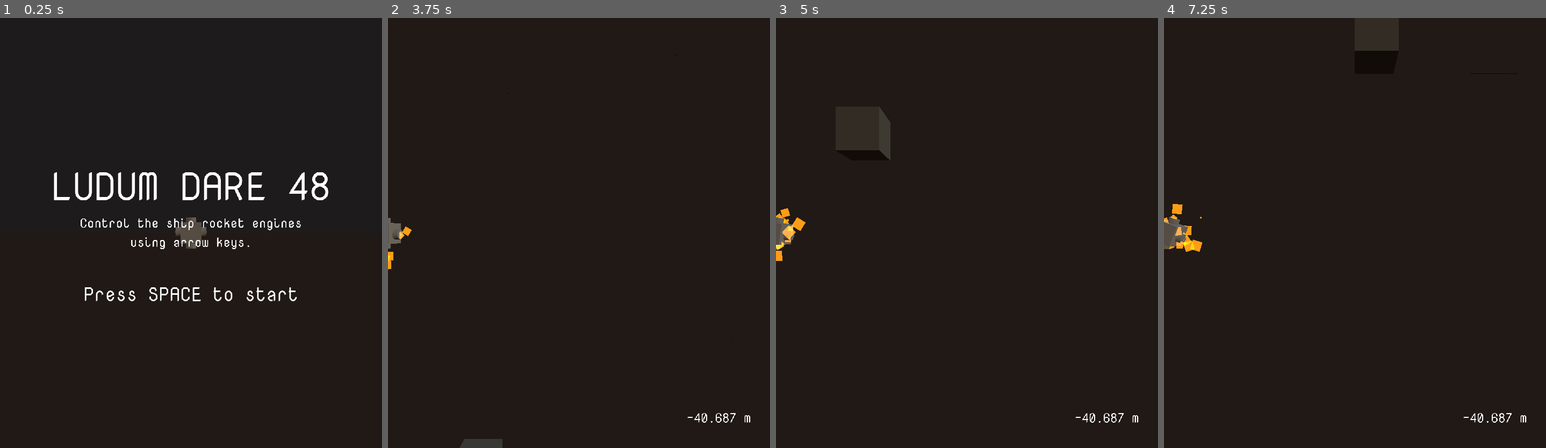
Above: before the commit, frames 1-4 (left to right).
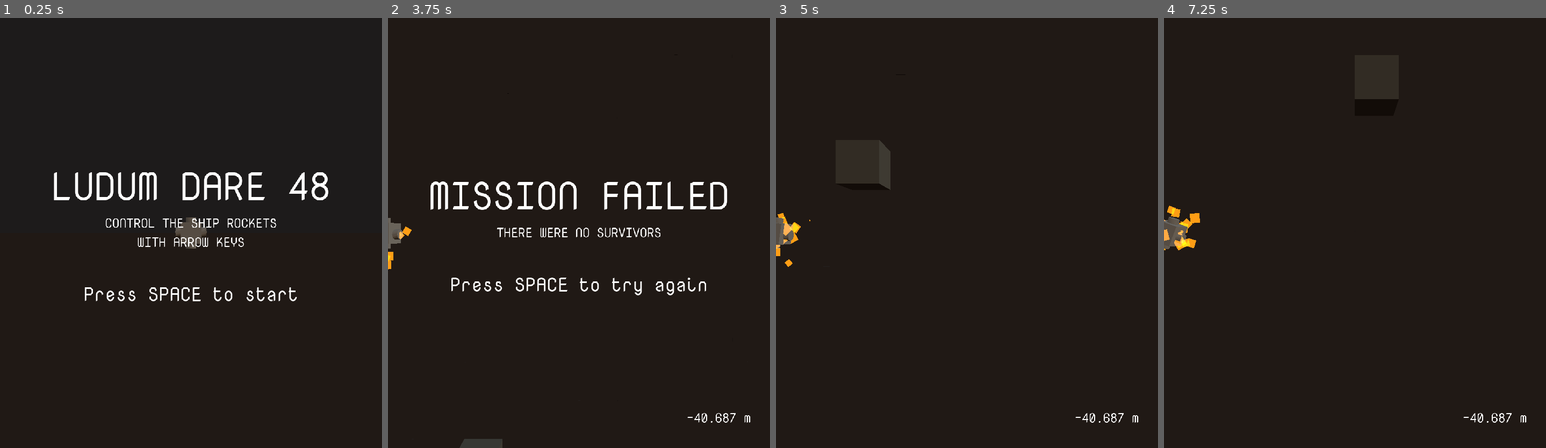
Above: after the commit, the same moments.

Repository: marksteve/SudoXE
Game: Godot game, scene res://Main.tscn
Two runs of this game, one before a commit and one after it. Both use one fixed random seed, a clock stepped at 60 frames per second and the inputs below.
Inputs:
- Up to frame 1 (0.25 s): no input
- Up to frame 2 (3.75 s): tap Space at 0.5 s; hold Right (ui_right) 0.53-1.28 s; hold Enter (ui_accept) 0.53-1.28 s; hold Down (ui_down) 1.28-2.03 s; tap Enter (ui_accept) at 1.35, 1.52, 1.82, 2.85, 3.02, 3.32 s; hold Right (ui_right) 2.03-2.78 s; hold Enter (ui_accept) 2.03-2.78 s; hold Up (ui_up) 2.78-3.53 s; hold Left (ui_left) from 3.53 s (still down); hold Enter (ui_accept) from 3.53 s (still down)
- Up to frame 3 (5 s): keep holding Left (ui_left); tap Space at 4.25 s; release Enter (ui_accept) at 4.28 s; tap Enter (ui_accept) at 4.35, 4.52, 4.82 s
- Up to frame 4 (7.25 s): release Left (ui_left) at 5.03 s; hold Down (ui_down) 5.03-5.78 s; hold Enter (ui_accept) 5.03-5.78 s; hold Right (ui_right) 5.78-6.53 s; tap Enter (ui_accept) at 5.85, 6.02, 6.32 s; hold Up (ui_up) from 6.53 s (still down); hold Enter (ui_accept) from 6.53 s (still down)

The runs differ from the first frame. In frame 1, 0.8% of the frame differs, in the area x 21-79%, y 46-54%; in frame 2, 2.5%, in the area x 11-89%, y 38-65%; in frame 3, 0.9%; in frame 4, 0.9%.

Commit message:
Add game over screen

Diff:
--- a/Main.tscn
+++ b/Main.tscn
@@ -6,7 +6,7 @@
 [ext_resource path="res://Level.gd" type="Script" id=4]
 [ext_resource path="res://NovaMono-Regular.ttf" type="DynamicFontData" id=5]
 [ext_resource path="res://Font.tres" type="DynamicFont" id=6]
-[ext_resource path="res://TitleScreen.gd" type="Script" id=7]
+[ext_resource path="res://UI.gd" type="Script" id=7]
 
 [sub_resource type="BoxShape" id=1]
 
@@ -145,6 +145,7 @@
 anchor_top = 0.05
 anchor_right = 0.95
 anchor_bottom = 0.95
+script = ExtResource( 7 )
 __meta__ = {
 "_edit_use_anchors_": false
 }
@@ -152,7 +153,6 @@
 [node name="TitleScreen" type="CenterContainer" parent="UI"]
 margin_right = 864.0
 margin_bottom = 972.0
-script = ExtResource( 7 )
 
 [node name="VBoxContainer" type="VBoxContainer" parent="UI/TitleScreen"]
 margin_left = 81.0
@@ -173,8 +173,8 @@
 margin_right = 702.0
 margin_bottom = 231.0
 custom_fonts/font = SubResource( 8 )
-text = "Control the ship rocket engines
-using arrow keys."
+text = "CONTROL THE SHIP ROCKETS
+WITH ARROW KEYS"
 align = 1
 valign = 1
 __meta__ = {
@@ -188,6 +188,50 @@
 custom_fonts/font = SubResource( 9 )
 text = "
 Press SPACE to start"
+align = 1
+valign = 1
+__meta__ = {
+"_edit_use_anchors_": false
+}
+
+[node name="GameOver" type="CenterContainer" parent="UI"]
+visible = false
+margin_right = 864.0
+margin_bottom = 972.0
+
+[node name="VBoxContainer" type="VBoxContainer" parent="UI/GameOver"]
+margin_left = 54.0
+margin_top = 324.0
+margin_right = 810.0
+margin_bottom = 648.0
+
+[node name="Title" type="Label" parent="UI/GameOver/VBoxContainer"]
+margin_right = 756.0
+margin_bottom = 134.0
+custom_fonts/font = SubResource( 7 )
+text = "MISSION FAILED"
+align = 1
+valign = 1
+
+[node name="SubTitle" type="Label" parent="UI/GameOver/VBoxContainer"]
+margin_top = 138.0
+margin_right = 756.0
+margin_bottom = 183.0
+custom_fonts/font = SubResource( 8 )
+text = "THERE WERE NO SURVIVORS"
+align = 1
+valign = 1
+__meta__ = {
+"_edit_use_anchors_": false
+}
+
+[node name="Instructions" type="Label" parent="UI/GameOver/VBoxContainer"]
+margin_top = 187.0
+margin_right = 756.0
+margin_bottom = 324.0
+custom_fonts/font = SubResource( 9 )
+text = "
+Press SPACE to try again"
 align = 1
 valign = 1
 __meta__ = {
@@ -208,4 +252,5 @@
 valign = 2
 
 [connection signal="body_entered" from="Ship" to="Ship" method="_on_Ship_body_entered"]
+[connection signal="destroyed" from="Ship" to="UI" method="_on_Ship_destroyed"]
 [connection signal="destroyed" from="Ship" to="Camera" method="_on_Ship_destroyed"]
--- a/TitleScreen.gd
+++ /dev/null
@@ -1,10 +0,0 @@
-extends CenterContainer
-
-func _ready():
-	get_tree().paused = true
-
-func _input(event):
-	if event.is_action_pressed("ui_accept"):
-		get_tree().paused = false
-		self.visible = false
-		$"../Depth".visible = true
--- /dev/null
+++ b/UI.gd
@@ -0,0 +1,32 @@
+extends MarginContainer
+
+onready var title_screen = $TitleScreen
+onready var game_over = $GameOver
+onready var depth = $Depth
+var screen = "title"
+
+func _ready():
+	get_tree().paused = true
+
+func _input(event):
+	match screen:
+		"title":
+			if event.is_action_pressed("ui_accept"):
+				get_tree().paused = false
+				title_screen.visible = false
+				depth.visible = true
+				screen = "game"
+		"game":
+			pass
+		"game_over":
+			if event.is_action_pressed("ui_accept"):
+				get_tree().paused = true
+				game_over.visible = false
+				title_screen.visible = true
+				depth.visible = false
+				screen = "title"
+
+
+func _on_Ship_destroyed():
+	game_over.visible = true
+	screen = "game_over"
--- a/project.godot
+++ b/project.godot
@@ -20,6 +20,10 @@
 window/size/height=1080
 window/stretch/aspect="keep_height"
 
+[global]
+
+theme=false
+
 [physics]
 
 common/enable_pause_aware_picking=true
